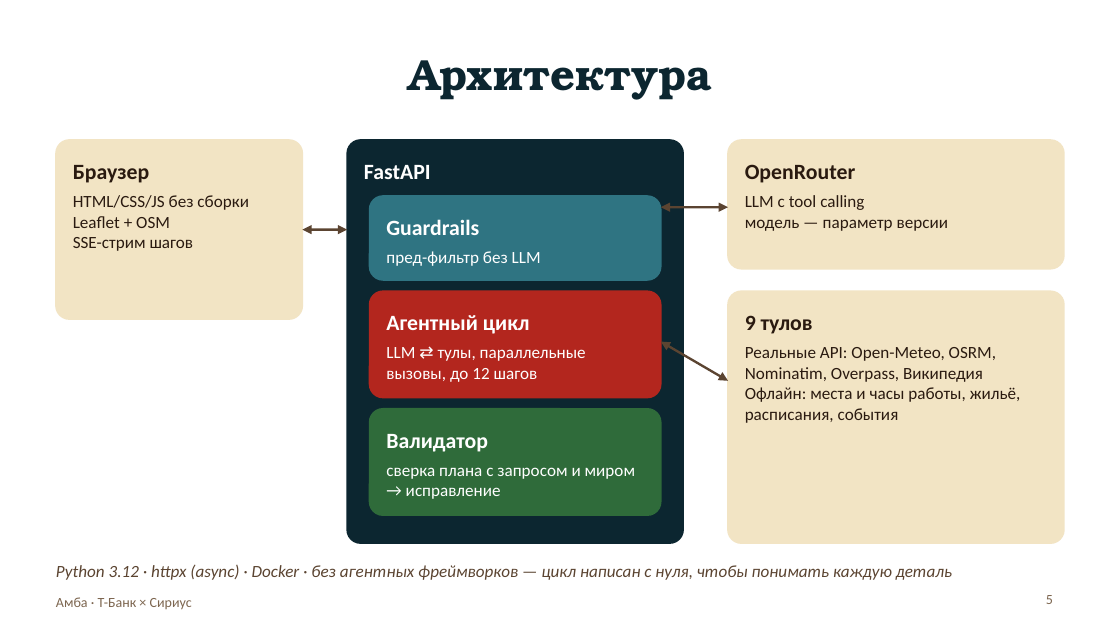
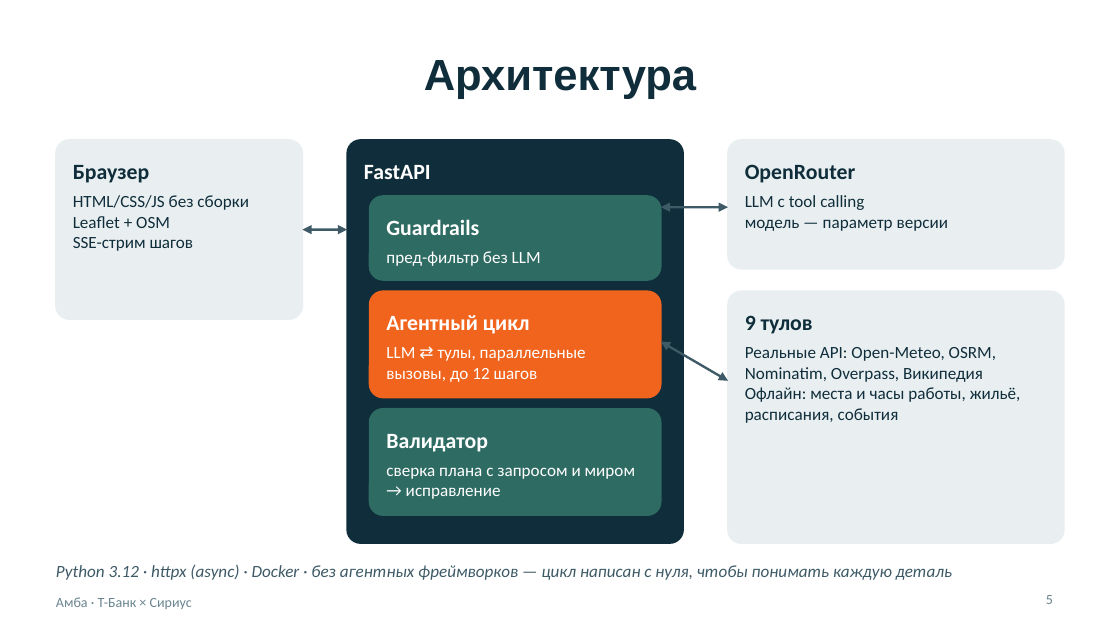
Before and after one commit to BessolitsinGleb/AI-ta, a slide deck: slide 5 of presentation/Amba_Travel_AI.pptx. Drawn at 1120x630 pixels with LibreOffice and Linux fonts; fonts in the diff are those of the drawing. Boxes give left, top, right and bottom in pixels: in the first picture for what was removed or moved away, otherwise in the second. Text is boxed around its words. In the diff, an @@ line names an element or a change of style, - is before the commit and + after.

```diff
--- a/presentation/Amba_Travel_AI.pptx
+++ b/presentation/Amba_Travel_AI.pptx
@@ title "Архитектура" at <box>424,60,696,99</box>: font TeX Gyre Bonum to Arial, text colour #0C2630 to #0F2D3A @@
@@ rounded rectangle at <box>347,140,683,543</box>: fill #0C2630 to #0F2D3A; outline #0C2630 1 pt to #0F2D3A 1 pt @@
@@ rounded rectangle at <box>370,196,661,280</box>: fill #2F7482 to #2E6B62; outline #2F7482 1 pt to #2E6B62 1 pt @@
@@ double arrow (661, 207) - (728, 207): stroke #5B4431 1.5 pt to #3D5A66 1.5 pt @@
@@ double arrow (302, 230) - (347, 230): stroke #5B4431 1.5 pt to #3D5A66 1.5 pt @@
@@ rounded rectangle at <box>370,291,661,398</box>: fill #B3261E to #F0641E; outline #B3261E 1 pt to #F0641E 1 pt @@
@@ fill #F2E4C4 to #E9EFF1; outline #F2E4C4 1 pt to #E9EFF1 1 pt in 3 elements at <box>56,140,302,319</box>, <box>728,140,1064,269</box>, <box>728,291,1064,543</box> @@
@@ double arrow (661, 342) - (728, 381): stroke #5B4431 1.5 pt to #3D5A66 1.5 pt @@
@@ text colour #2A1A10 to #0F2D3A in 6 elements at <box>73,165,150,183</box>, <box>73,195,249,251</box>, <box>745,164,856,183</box>, <box>745,195,949,231</box>, <box>745,315,813,334</box>, <box>745,347,1021,423</box> @@
@@ rounded rectangle at <box>370,409,661,515</box>: fill #2F6B3A to #2E6B62; outline #2F6B3A 1 pt to #2E6B62 1 pt @@
@@ text "Python 3.12 · httpx (async) ..." at <box>56,565,952,580</box>: text colour #5B4431 to #3D5A66 @@
@@ text "Амба · Т-Банк × Сириус" at <box>56,597,192,609</box>: text colour #7D6650 to #6B8590 @@
@@ page number at <box>1046,595,1053,604</box>: text colour #7D6650 to #6B8590 @@
```
Also in this commit, not shown: 12 other slides changed, 2 slides added, 2 slides removed, 28 other files.
